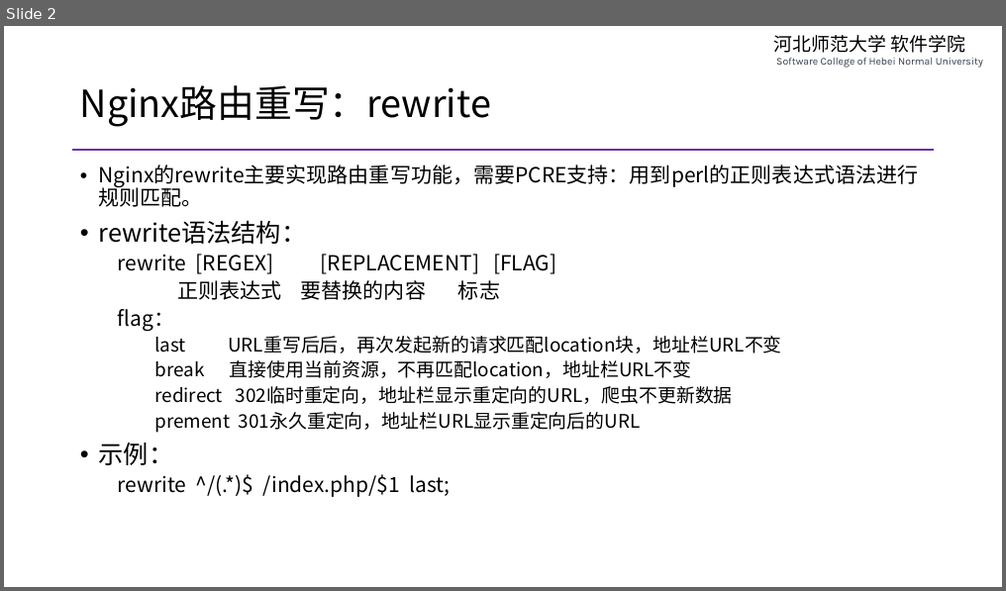
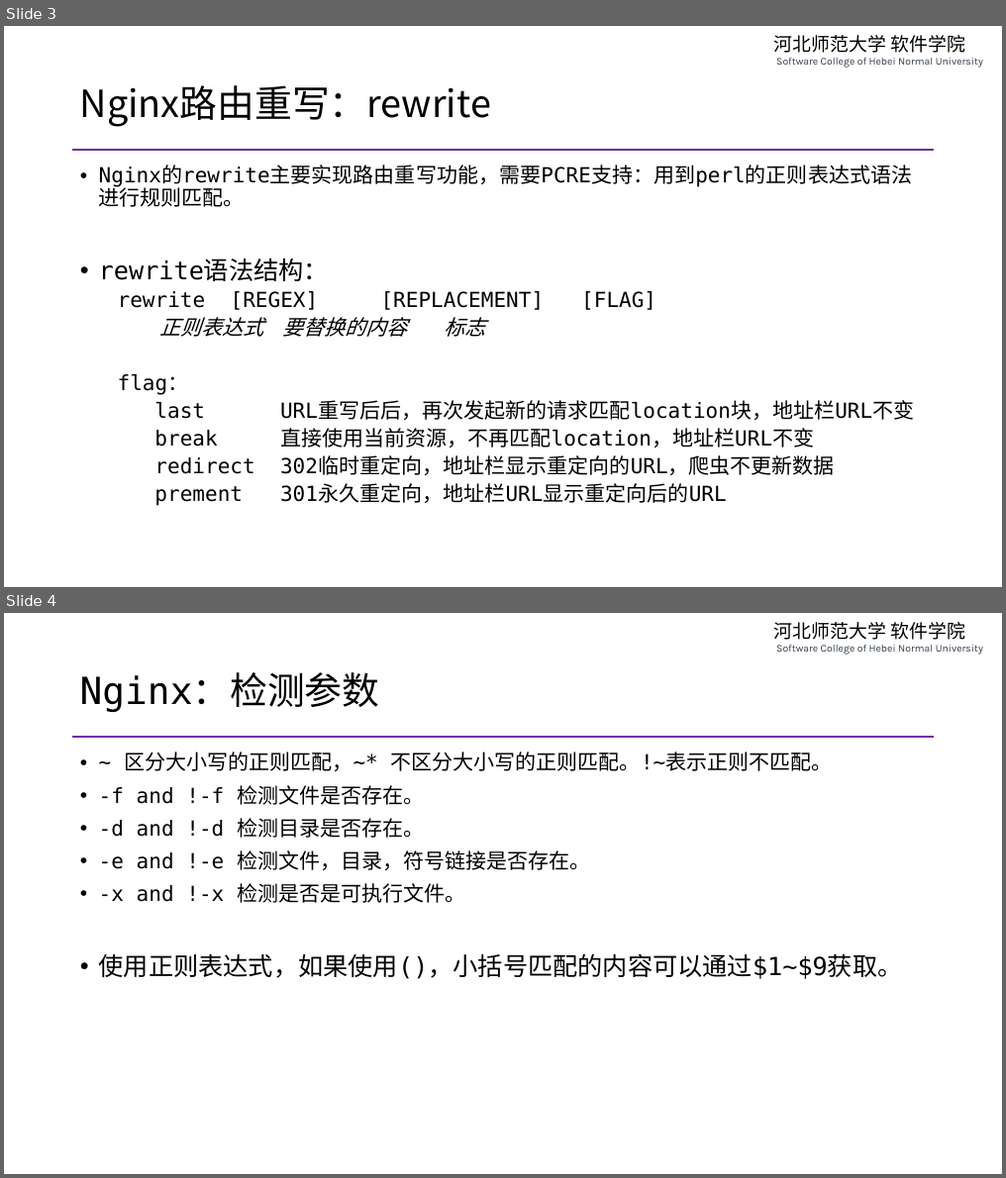
Before and after one commit to edu2act/course-php-serverside-development-on-linux, a slide deck: materials/slides/ch16-lnmp-more-detail-and-system-service.pptx. Shown one above the other, each under a label of ours: slide 2 before the commit, slides 3 and 4 after it. The pictures are 1006x591 and 1006x1178 pixels, drawn with LibreOffice and Linux fonts; fonts in the diff are those of the drawing. Boxes give left, top, right and bottom in pixels: in the first picture for what was removed or moved away, otherwise in the second. Text is boxed around its words. In the diff, an @@ line names an element or a change of style, - is before the commit and + after.

```diff
--- a/materials/slides/ch16-lnmp-more-detail-and-system-service.pptx
+++ b/materials/slides/ch16-lnmp-more-detail-and-system-service.pptx
@@ slide 4 added at (4,613,1002,1174), background #FFFFFF; not listed: 2 template elements that a slide beside it also shows @@
@@ title added at (80,674,380,712), 36 pt, text #000000 @@
+Nginx：检测参数
@@ text added at (99,752,903,979), 20 pt, text #000000 @@
+• ~ 区分大小写的正则匹配，~* 不区分大小写的正则匹配。!~表示正则不匹配。
+• -f and !-f 检测文件是否存在。
+• -d and !-d 检测目录是否存在。
+• -e and !-e 检测文件，目录，符号链接是否存在。
+• -x and !-x 检测是否是可执行文件。
+• 使用正则表达式，如果使用()，小括号匹配的内容可以通过$1~$9获取。
@@ what was slide 2 is now slide 3 @@
@@ slide 3 changed as well @@
@@ text "Nginx的rewrite主要实现路由重写功能，需要PCRE支持：用到perl的正则表达式语法进行规则匹配。" at (99,166,914,503): font Noto Sans CJK SC to DejaVu Sans Mono; italic on in "正则表达式 要替换的内容 标志"; size 18 to 20 pt in "last URL重写后后，再次发起新的请求匹配location块，地址栏URL不变", "break 直接使用当前资源，不再匹配location，地址栏URL不变", "redirect 302临时重定向，地址栏显示重定向的URL，爬虫不更新数据", "prement 301永久重定向，地址栏URL显示重定向后的URL" @@
@@ text at (99,443,450,497): paragraphs removed @@
-• 示例：
-  rewrite ^/(.*)$ /index.php/$1 last;
```
Also in this commit, not shown: 4 other slides changed, 9 other slides added, 4 slides removed, 7 other files.
